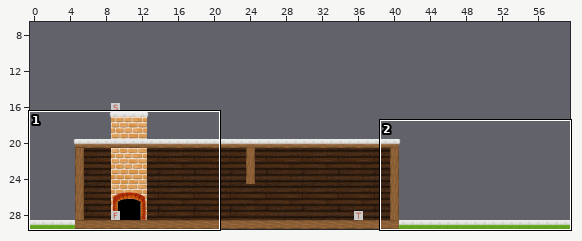
Tiled map (JSON) -- assets/levels/house1.json. The first picture is a wide view before the edit; the outline marks the close-up.
Close-up. First the earlier version:
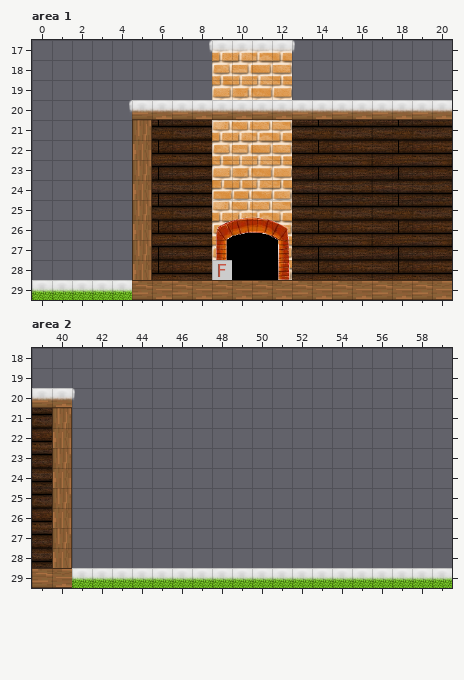
Cells are 32x32 px. Shown: area 1 x 0..20, y 17..29; area 2 x 39..59, y 18..29. The commit also changed other parts of the map, which this record leaves out.
After the commit:
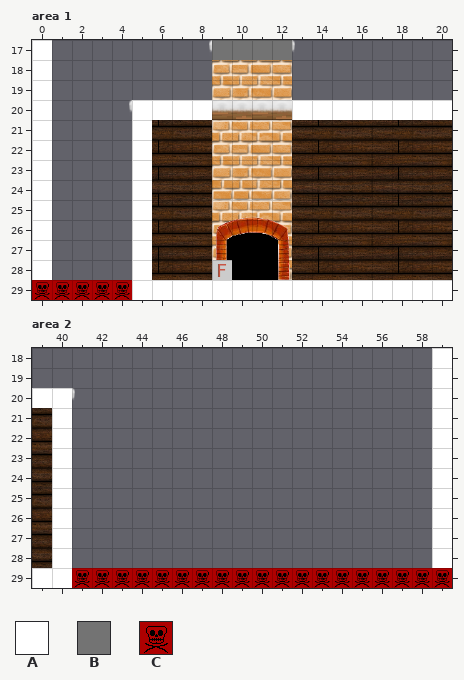
Key: from "Simple": A 1, B 2, C 7.
_ is an empty cell, . an unchanged one.
Tiles of an added or newly shown layer are drawn over the layers below it.
The edit:
--- layer "Platforms" (now shown), area 1
@@ x 0..20 @@
-17 _........____........
-18 _....................
-19 _....................
-20 _....____....________
-21 _...._...............
-22 _...._...............
-23 _...._...............
-24 _...._...............
-25 _...._...............
-26 _...._...............
-27 _...._...............
-28 _...._...............
-29 _____________________
+17 A........BBBB........
+18 A....................
+19 A....................
+20 A....AAAA....AAAAAAAA
+21 A....A...............
+22 A....A...............
+23 A....A...............
+24 A....A...............
+25 A....A...............
+26 A....A...............
+27 A....A...............
+28 A....A...............
+29 CCCCCAAAAAAAAAAAAAAAA
--- layer "Platforms" (now shown), area 2
@@ x 39..59 @@
-18 ...................._
-19 ...................._
-20 __.................._
-21 ._.................._
-22 ._.................._
-23 ._.................._
-24 ._.................._
-25 ._.................._
-26 ._.................._
-27 ._.................._
-28 ._.................._
-29 _____________________
+18 ....................A
+19 ....................A
+20 AA..................A
+21 .A..................A
+22 .A..................A
+23 .A..................A
+24 .A..................A
+25 .A..................A
+26 .A..................A
+27 .A..................A
+28 .A..................A
+29 AACCCCCCCCCCCCCCCCCCC
Pixel boxes of the changes (left, top, right, bottom) in both close-ups:
added: (32, 40, 452, 300)
added: (32, 348, 452, 588)
